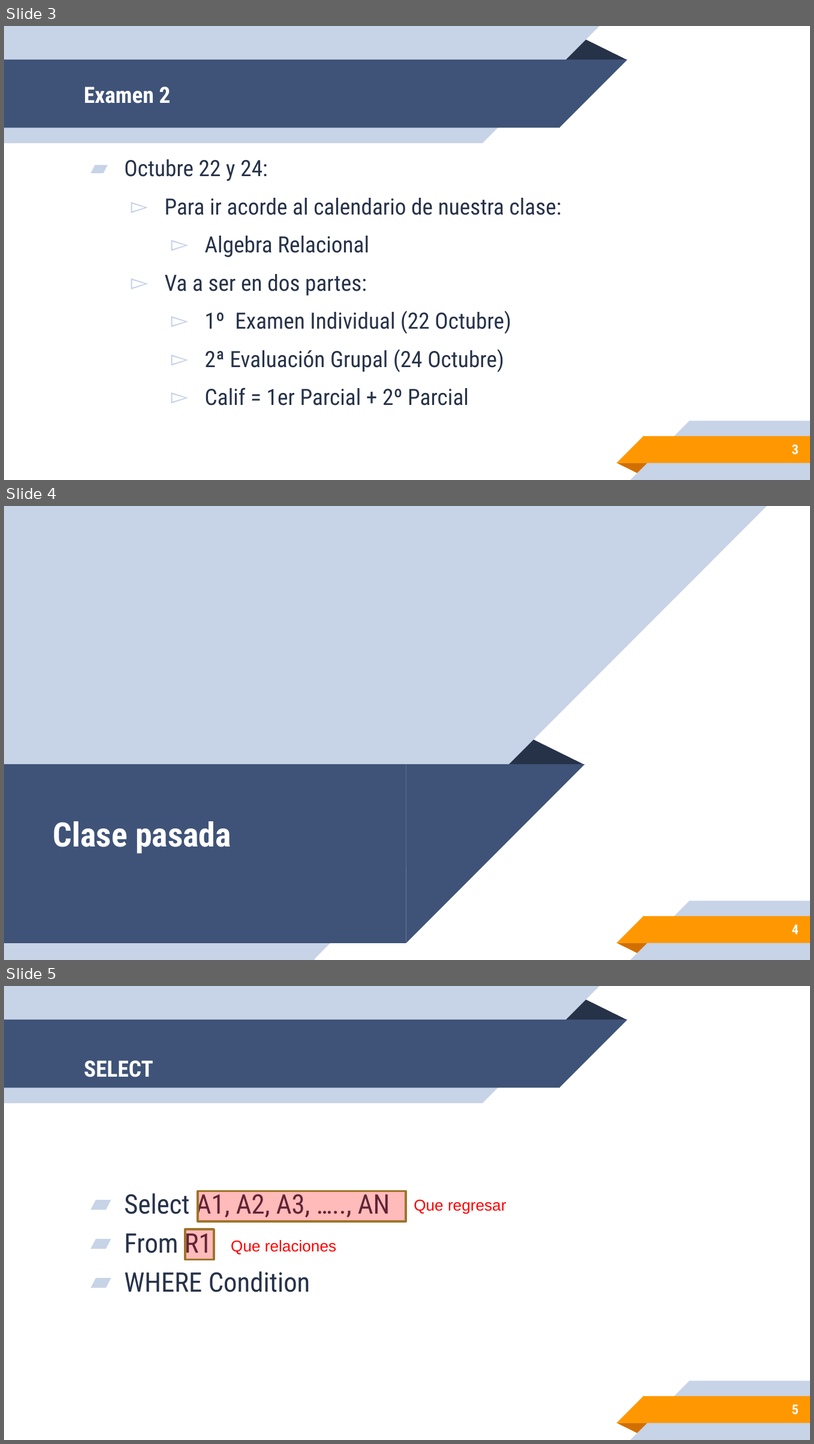
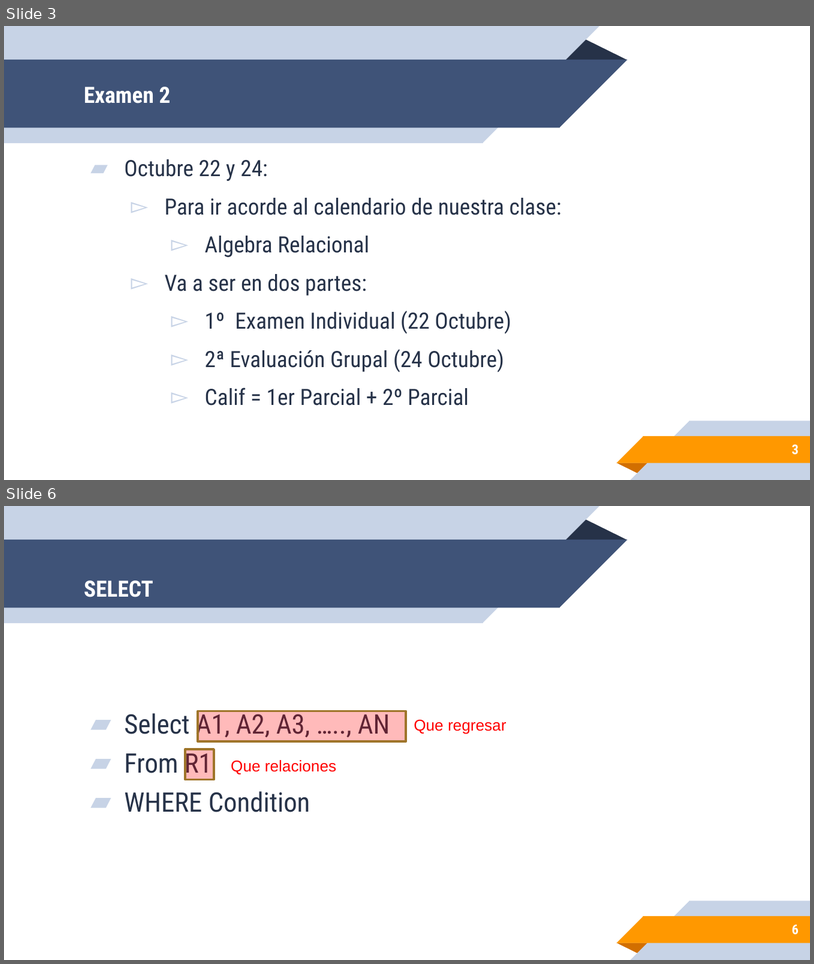
Before and after one commit to leonpalafox/dbclase_2021, a slide deck: Slides/Clase_10_2020.pptx. Shown one above the other, each under a label of ours: slides 3, 4 and 5 before the commit, slides 3 and 6 after it; the slides between them are not shown. The pictures are 814x1444 and 814x964 pixels, drawn with LibreOffice and Linux fonts; fonts in the diff are those of the drawing; background and template pictures are left out. Boxes give left, top, right and bottom in pixels: in the first picture for what was removed or moved away, otherwise in the second. Text is boxed around its words. In the diff, an @@ line names an element or a change of style, - is before the commit and + after.

```diff
--- a/Slides/Clase_10_2020.pptx
+++ b/Slides/Clase_10_2020.pptx
@@ slide 4 removed at [4,506,810,960], background #FFFFFF; not listed: 5 template elements that a slide beside it also shows @@
@@ rectangle removed at [4,506,314,959] @@
@@ right triangle removed at [314,506,768,958] @@
@@ triangle removed at [506,738,585,764] @@
@@ rectangle removed at [4,764,407,943] @@
@@ right triangle removed at [407,764,585,943] @@
@@ title removed at [53,821,231,853] @@
-Clase pasada
@@ page number removed at [792,924,799,934] @@
-4
@@ what was slide 5 is now slide 6 @@
@@ page number at [792,924,799,934]: text changed @@
-5
+6
```
Also in this commit, not shown: 4 slides added, 8 other files.
